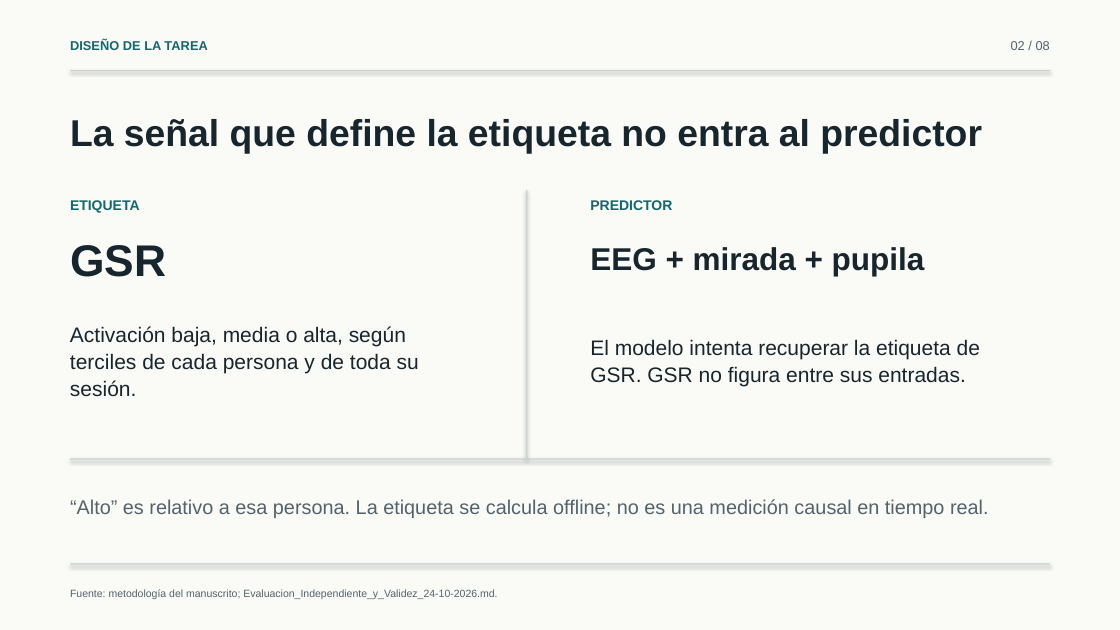
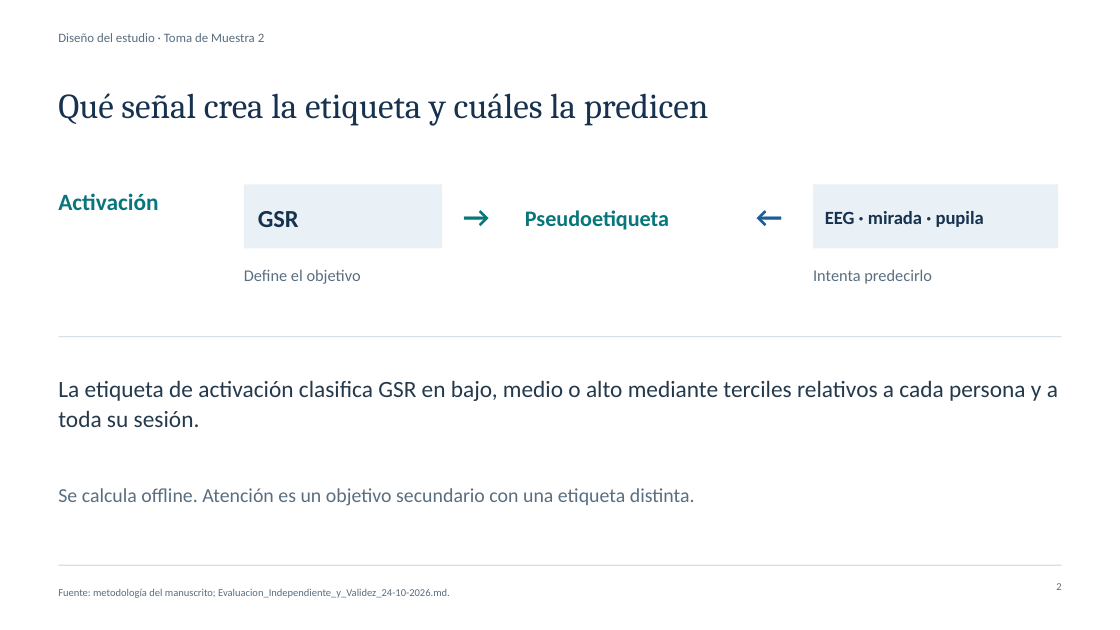
Before and after one commit to marioromero00/Tesis_MDS, a slide deck: slide 2 of presentaciones/Avances-Experimentales-Simplificados-24-10-2026.pptx. Drawn at 1120x630 pixels with LibreOffice and Linux fonts; fonts in the diff are those of the drawing. Boxes give left, top, right and bottom in pixels: in the first picture for what was removed or moved away, otherwise in the second. Text is boxed around its words. In the diff, an @@ line names an element or a change of style, - is before the commit and + after.

Commit message:
Alinear presentación de avances con estilo de tesis y figuras reales

```diff
--- a/presentaciones/Avances-Experimentales-Simplificados-24-10-2026.pptx
+++ b/presentaciones/Avances-Experimentales-Simplificados-24-10-2026.pptx
@@ background #FAFAF7 to #FFFFFF @@
@@ text at box(58, 33, 264, 42): text changed; font Arial to Calibri; text colour #12686C to #596E80; bold off @@
-DISEÑO DE LA TAREA
+Diseño del estudio · Toma de Muestra 2
@@ text removed at box(1011, 41, 1050, 50) @@
-02 / 08
@@ text at box(58, 93, 708, 126): text changed; size 32 to 30 pt; font Arial to Cambria; text colour #17252D to #16324F; bold off @@
-La señal que define la etiqueta no entra al predictor
+Qué señal crea la etiqueta y cuáles la predicen
@@ text added at box(58, 193, 158, 210), 20 pt, text #08777C, bold @@
+Activación
@@ text removed at box(70, 200, 140, 213) @@
-ETIQUETA
@@ rectangle added at box(244, 184, 442, 248), fill #EAF1F6 @@
@@ text "GSR": place and size @@
-text "GSR" at box(70, 245, 166, 277)
+text "GSR" at box(258, 211, 299, 227)
@@ text "GSR" at box(258, 211, 299, 227): size 38 to 21 pt, font Arial to Calibri, text colour #17252D to #16324F @@
@@ text added at box(463, 194, 505, 235), 25 pt, text #08777C, bold @@
+→
@@ rectangle added at box(519, 184, 739, 248), fill #FFFFFF @@
@@ rectangle removed at box(526, 190, 527, 458) @@
@@ text removed at box(590, 200, 672, 210) @@
-PREDICTOR
@@ text added at box(756, 194, 798, 235), 25 pt, text #1C5D99, bold @@
+←
@@ rectangle added at box(813, 184, 1059, 248), fill #EAF1F6 @@
@@ text added at box(525, 210, 669, 230), 19 pt, text #08777C, bold @@
+Pseudoetiqueta
@@ text at box(825, 211, 984, 227): text changed; size 27 to 16 pt; font Arial to Calibri; text colour #17252D to #16324F @@
-EEG + mirada + pupila
+EEG · mirada · pupila
@@ text added at box(244, 269, 361, 284), 14 pt, text #596E80 @@
+Define el objetivo
@@ text added at box(813, 269, 932, 284), 14 pt, text #596E80 @@
+Intenta predecirlo
@@ text removed at box(70, 326, 419, 396) @@
-Activación baja, media o alta, según terciles de cada persona y de toda su sesión.
@@ rectangle added at box(58, 336, 1061, 337), fill #D7E0E7 @@
@@ text removed at box(590, 339, 980, 387) @@
-El modelo intenta recuperar la etiqueta de GSR. GSR no figura entre sus entradas.
@@ text added at box(58, 380, 1058, 427), 20 pt, text #24394C @@
+La etiqueta de activación clasifica GSR en bajo, medio o alto mediante terciles relativos a cada persona y a toda su sesión.
@@ rectangle removed at box(70, 459, 1050, 460) @@
@@ text at box(58, 488, 695, 506): text changed; font Arial to Calibri; text colour #53636B to #596E80 @@
-“Alto” es relativo a esa persona. La etiqueta se calcula offline; no es una medición causal en tiempo real.
+Se calcula offline. Atención es un objetivo secundario con una etiqueta distinta.
@@ rectangle: place and size @@
-rectangle at box(70, 70, 1050, 71)
+rectangle at box(58, 565, 1061, 565)
@@ rectangle at box(58, 565, 1061, 565): fill #C9D2D3 to #D7E0E7; shadow off @@
@@ rectangle removed at box(70, 564, 1050, 565) @@
@@ text "Fuente: metodología del manuscrito; Evaluacion_Independiente ...": place and size @@
-text "Fuente: metodología del manuscrito; Evaluacion_Independiente ..." at box(70, 589, 497, 599)
+text "Fuente: metodología del manuscrito; Evaluacion_Independiente ..." at box(58, 588, 450, 598)
@@ text "Fuente: metodología del manuscrito; Evaluacion_Independiente ..." at box(58, 588, 450, 598): font Arial to Calibri, text colour #53636B to #596E80 @@
@@ text added at box(1056, 583, 1061, 590), 9 pt, text #596E80 @@
+2
```
Also in this commit, not shown: 3 other slides changed, 4 slides added, 4 slides removed, 12 other files.
